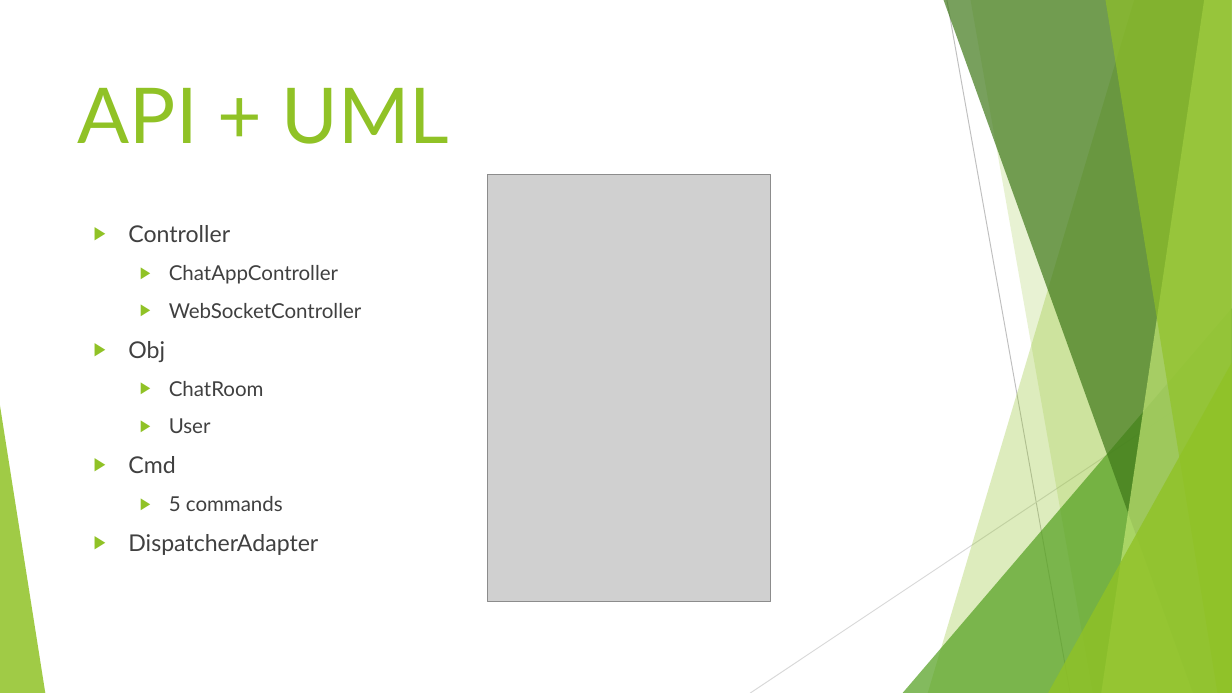
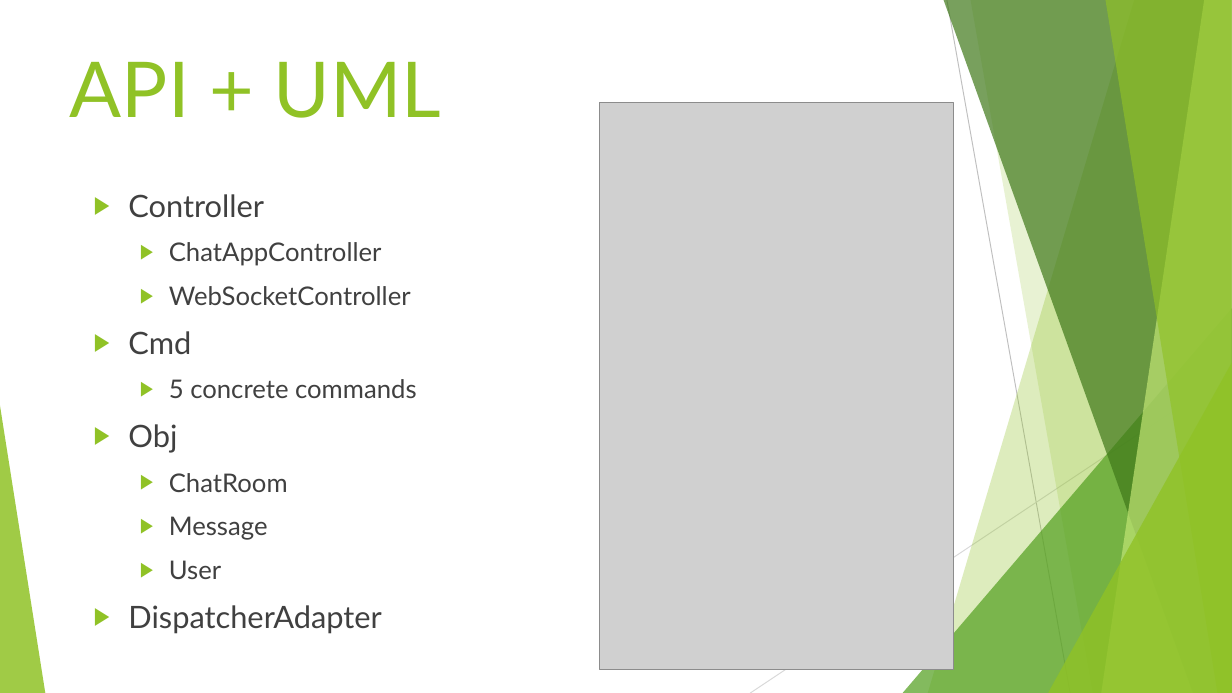
Before and after one commit to pourplusquoi/chatapp, a slide deck: slide 11 of src/main/resources/ChatApp API.pptx (slide 10 before the commit). Drawn at 1232x693 pixels with LibreOffice and Linux fonts; fonts in the diff are those of the drawing; grey boxes stand for pictures. Boxes give left, top, right and bottom in pixels: in the first picture for what was removed or moved away, otherwise in the second. Text is boxed around its words. In the diff, an @@ line names an element or a change of style, - is before the commit and + after.

```diff
--- a/src/main/resources/ChatApp API.pptx
+++ b/src/main/resources/ChatApp API.pptx
@@ title "API + UML": place and size @@
-title "API + UML" at bbox=[78, 88, 450, 144]
+title "API + UML" at bbox=[70, 62, 442, 118]
@@ picture added at bbox=[600, 103, 954, 670] @@
@@ picture removed at bbox=[488, 174, 772, 602] @@
@@ text "Controller": place and size @@
-text "Controller" at bbox=[128, 225, 362, 555]
+text "Controller" at bbox=[128, 194, 417, 634]
@@ text at bbox=[128, 194, 411, 634]: size 18 to 24 pt in "Controller", "Obj", "DispatcherAdapter"; size 16 to 20 pt in "ChatAppController", "WebSocketController", "ChatRoom", "User" @@
@@ text at bbox=[128, 331, 417, 398]: paragraphs added @@
+▶ Cmd
+  ▶ 5 concrete commands
@@ text at bbox=[128, 456, 283, 511]: paragraphs removed @@
-▶ Cmd
-  ▶ 5 commands
@@ text at bbox=[169, 516, 268, 540]: paragraph added @@
+  ▶ Message
```
Also in this commit, not shown: 10 other slides changed, 1 slide added, 1 slide removed.
